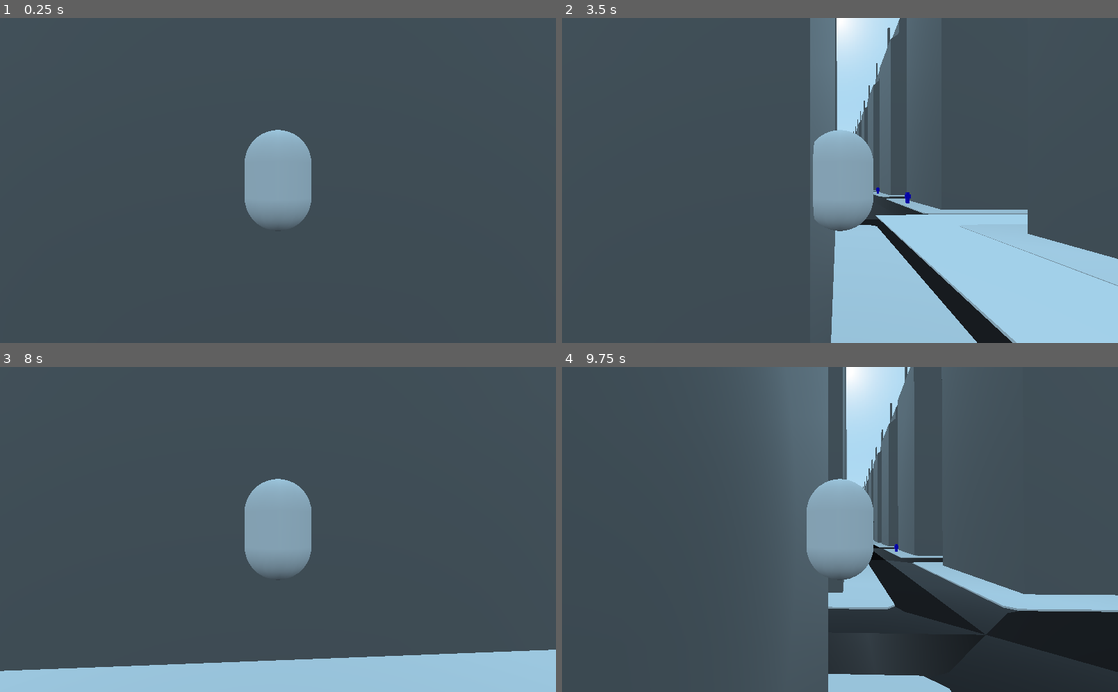
Above: before the commit, frames 1-4 (two rows, left to right).
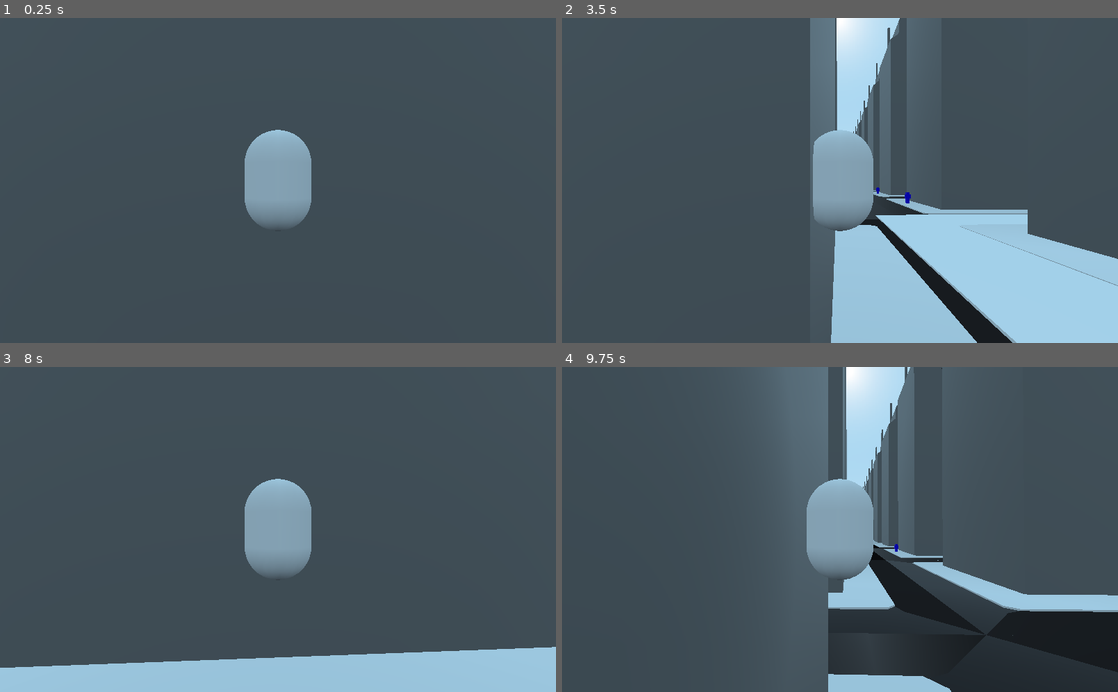
Above: after the commit, the same moments.

Repository: savenger/up-the-roots
Game: Godot game, scene res://src/levels/test_level.tscn
Two runs of this game, one before a commit and one after it. Both use one fixed random seed, a clock stepped at 60 frames per second and the inputs below.
Inputs (mouse positions are in pixels of both pictures, inside the frame that each line leads up to):
- Up to frame 1 (0.25 s): no input
- Up to frame 2 (3.5 s): tap Enter at 0.5, 2 s; move the mouse to (834, 187) at 0.52 s; hold W (forward) 0.53-2.78 s; tap Q at 0.6 s; tap Space (jump) at 0.77, 1.25, 1.52, 3.02 s; move the mouse to (878, 183) at 1.27 s; tap E at 1.35 s; move the mouse to (795, 177) at 2.02 s; tap Shift at 2.1 s; move the mouse to (845, 180) at 2.77 s; hold A (left) from 2.78 s (still down); tap Alt at 2.85 s
- Up to frame 3 (8 s): move the mouse to (255, 523) at 3.52 s; release A (left) at 3.53 s; hold W (forward) 3.53-5.78 s; tap Q at 3.6, 6.6 s; tap Space (jump) at 3.77, 4.52, 6.02, 6.77, 7.25, 7.52 s; move the mouse to (305, 529) at 4.27 s; tap E at 4.35, 7.35 s; move the mouse to (250, 529) at 5.02 s; tap Shift at 5.1 s; move the mouse to (289, 523) at 5.77 s; hold D (right) 5.78-6.53 s; tap Alt at 5.85 s; move the mouse to (272, 536) at 6.52 s; hold W (forward) from 6.53 s (still down); move the mouse to (316, 532) at 7.27 s
- Up to frame 4 (9.75 s): move the mouse to (795, 526) at 8.02 s; tap Shift at 8.1 s; tap Enter at 8.75 s; move the mouse to (845, 529) at 8.77 s; release W (forward) at 8.78 s; hold A (left) 8.78-9.53 s; tap Alt at 8.85 s; tap Space (jump) at 9.02 s; move the mouse to (817, 523) at 9.52 s; hold W (forward) from 9.53 s (still down); tap Q at 9.6 s

Frames 1-2 are identical in both runs. In frame 3, 0.9% of the frame differs, in the area x 0-100%, y 86-94%; in frame 4, less than 0.1%.

Commit message:
fixed level generation

Diff:
--- a/src/levels/level_generation.gd
+++ b/src/levels/level_generation.gd
@@ -3,22 +3,20 @@
 const CHUNK_SIZE = 10
 const TILE_SIZE = 128
 var rng = RandomNumberGenerator.new()
-var cb = preload("res://src/levels/city_building.tscn")
+var tiles = []
 
 # Called when the node enters the scene tree for the first time.
 func _ready():
-	pass # Replace with function body.
+	tiles.append(preload("res://src/levels/city_building.tscn"))
 
 
 func generate_buildings(position: Vector2):
 	print("have go generate bulding in %s, %s and around" % [str(position.x), str(position.y)])
 	if not buldings_present_in_chunk(position):
 		generate_buildings_in_chunk(position)
-	var x = floor(position.x / (CHUNK_SIZE * TILE_SIZE))
-	var z = floor(position.y / (CHUNK_SIZE * TILE_SIZE))
 	for i in range(3):
 		for j in range(3):
-			var chunk_pos = position + Vector2(x + i - 1, z + j - 1)
+			var chunk_pos = Vector2(position.x + i - 1, position.y + j - 1)
 			print("around would be %s, %s" % [str(chunk_pos.x), str(chunk_pos.y)])
 			if not buldings_present_in_chunk(chunk_pos):
 				generate_buildings_in_chunk(chunk_pos)
@@ -33,6 +31,16 @@
 			return true
 	return false
 
+func get_random_tile():
+	var t = tiles[randi() % len(tiles)].instance()
+	var r = rng.randf_range(0, 4.0)
+	if r <= 1.0:
+		t.rotation = Vector3(0, PI / 2, 0)
+	elif r <= 2.0:
+		t.rotation = Vector3(0, PI, 0)
+	elif r <= 3.0:
+		t.rotation = Vector3(0, 3 * PI / 2, 0)
+	return t
 
 func generate_buildings_in_chunk(chunk_position):
 	#print("generate_buildings_in_chunk (x: %s, y: %s)" % [str(chunk_position.x), str(chunk_position.y)])
@@ -40,24 +48,12 @@
 	for x in range(CHUNK_SIZE):
 		for z in range(CHUNK_SIZE):
 			var r = rng.randf_range(0, 4.0)
-			var c = cb.instance()
-			if r <= 1.0:
-				c = cb.instance() # TODO: use different building objects
-			elif r <= 2.0:
-				c = cb.instance() # TODO: use different building objects
-			elif r <= 3.0:
-				c = cb.instance() # TODO: use different building objects
-			r = rng.randf_range(0, 4.0)
-			if r <= 1.0:
-				c.rotation = Vector3(0, PI / 2, 0)
-			elif r <= 2.0:
-				c.rotation = Vector3(0, PI, 0)
-			elif r <= 3.0:
-				c.rotation = Vector3(0, 3 * PI / 2, 0)
-			add_child(c)
-			c.global_transform.origin.x = chunk_position.x * CHUNK_SIZE * TILE_SIZE + x * TILE_SIZE
-			c.global_transform.origin.z = chunk_position.y * CHUNK_SIZE * TILE_SIZE + z * TILE_SIZE
-			print("that is: %s, %s" % [str(c.global_transform.origin.x), str(c.global_transform.origin.z)])
+			var t = get_random_tile()
+			add_child(t)
+			t.global_transform.origin.x = chunk_position.x * CHUNK_SIZE * TILE_SIZE + x * TILE_SIZE
+			t.global_transform.origin.z = chunk_position.y * CHUNK_SIZE * TILE_SIZE + z * TILE_SIZE
+			if x == 0 and z == 0:
+				print("that is: %s, %s" % [str(t.global_transform.origin.x), str(t.global_transform.origin.z)])
 	if not LevelData.map.has(chunk_position.x):
 		LevelData.map[chunk_position.x] = Dictionary()
 	LevelData.map[chunk_position.x][chunk_position.y] = 1
